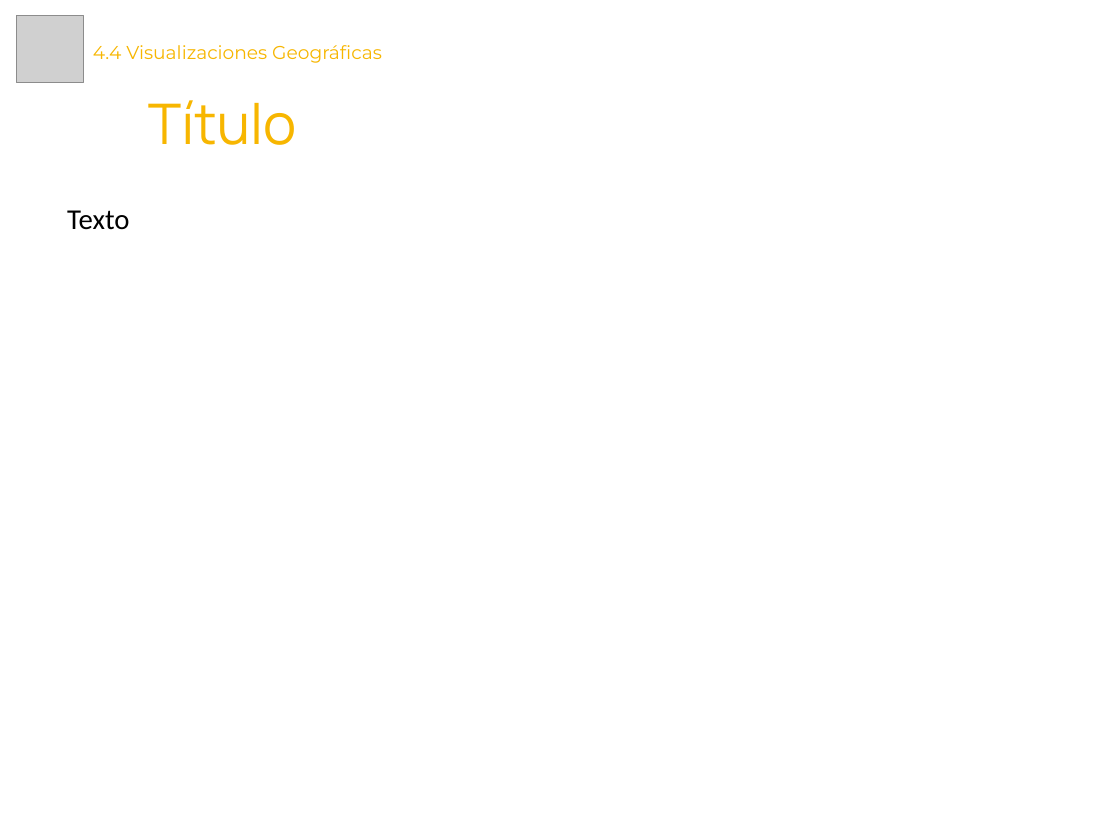
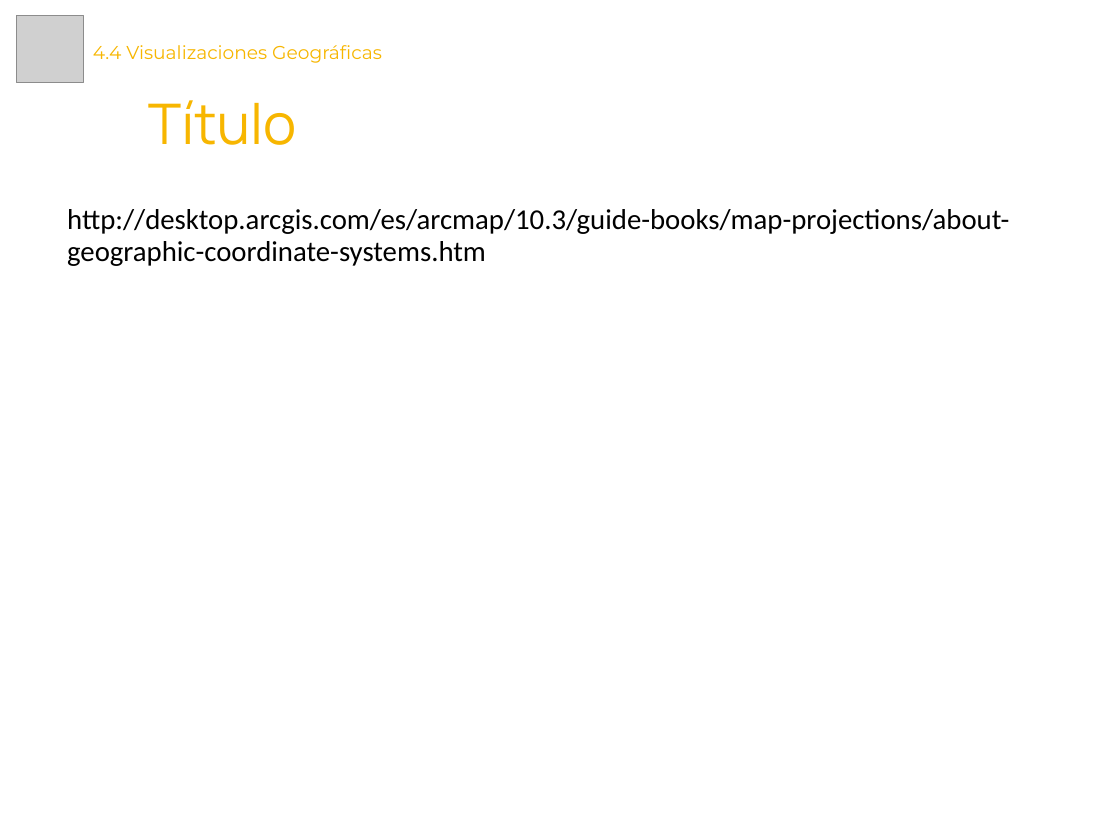
Before and after one commit to Laboratoria/curriculum, a slide deck: slide 2 of 18-data-visualization/Contenido Semana 2/4.4. Presentación - Visualizaciones Geográficas.pptx. Drawn at 1120x840 pixels with LibreOffice and Linux fonts; fonts in the diff are those of the drawing; grey boxes stand for pictures. Boxes give left, top, right and bottom in pixels: in the first picture for what was removed or moved away, otherwise in the second. Text is boxed around its words. In the diff, an @@ line names an element or a change of style, - is before the commit and + after.

```diff
--- a/18-data-visualization/Contenido Semana 2/4.4. Presentación - Visualizaciones Geográficas.pptx
+++ b/18-data-visualization/Contenido Semana 2/4.4. Presentación - Visualizaciones Geográficas.pptx
@@ text at [67, 209, 1009, 266]: text changed @@
-Texto
+http://desktop.arcgis.com/es/arcmap/10.3/guide-books/map-projections/about-geographic-coordinate-systems.htm
```
Also in this commit, not shown: 13 other files.
